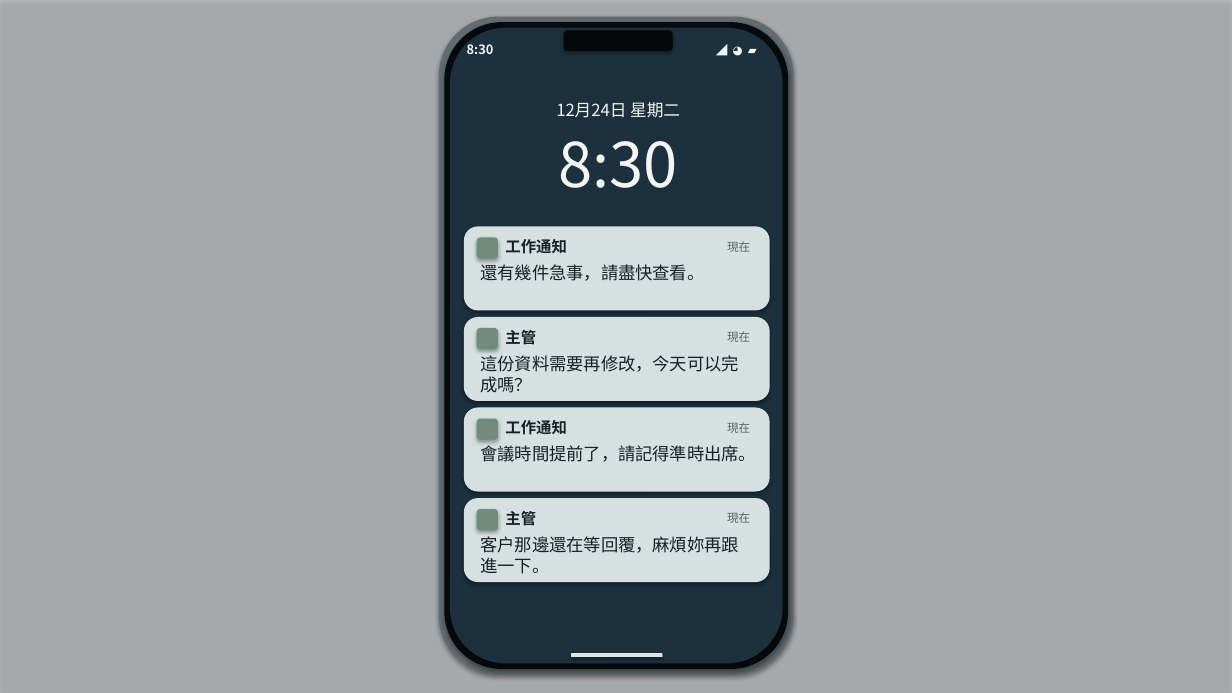
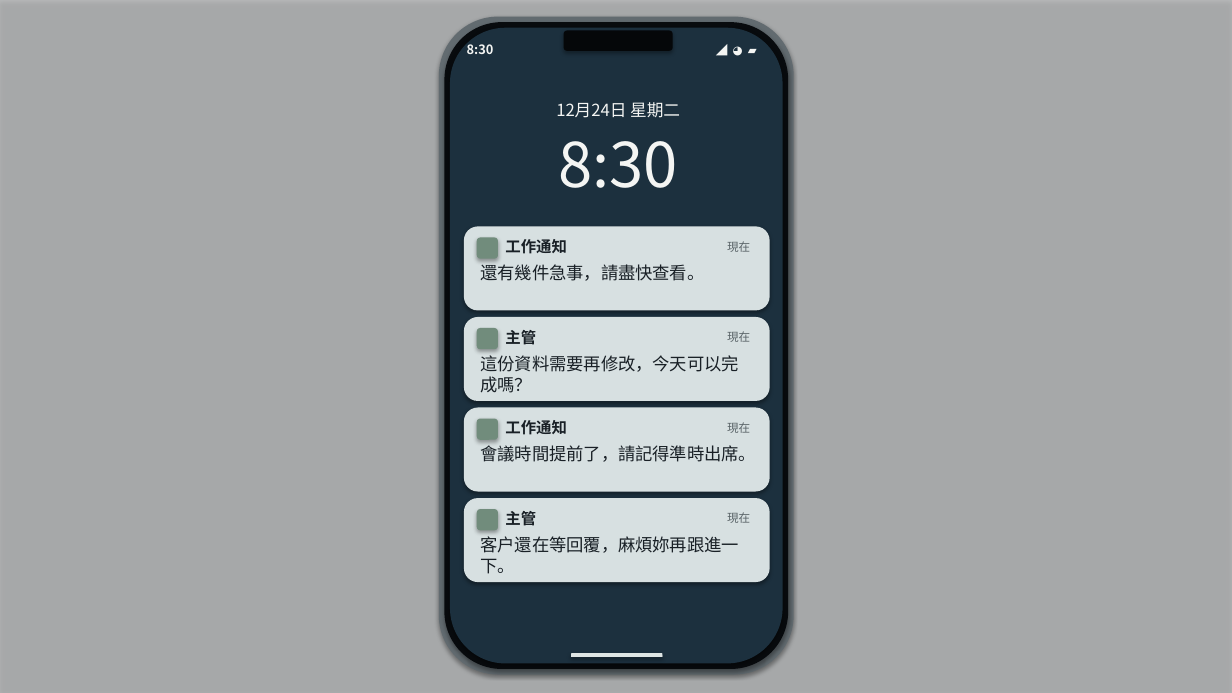
Before and after one commit to fongway94/AloneInChristmas, a slide deck: slide 11 of deliverables/stage-cues.pptx (slide 8 before the commit). Drawn at 1232x693 pixels with LibreOffice and Linux fonts; fonts in the diff are those of the drawing; background and template pictures are left out. Boxes give left, top, right and bottom in pixels: in the first picture for what was removed or moved away, otherwise in the second. Text is boxed around its words. In the diff, an @@ line names an element or a change of style, - is before the commit and + after.

```diff
--- a/deliverables/stage-cues.pptx
+++ b/deliverables/stage-cues.pptx
@@ text at (480, 536, 739, 574): text changed @@
-客戶那邊還在等回覆，麻煩妳再跟進一下。
+客戶還在等回覆，麻煩妳再跟進一下。
```
Also in this commit, not shown: 6 other slides changed, 18 slides added, 3 slides removed, 28 other files.
